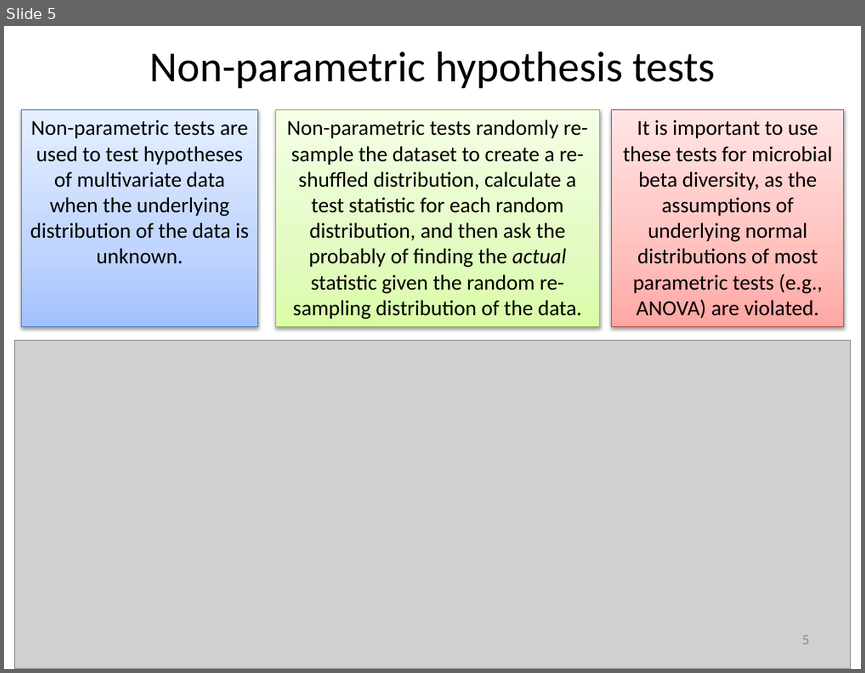
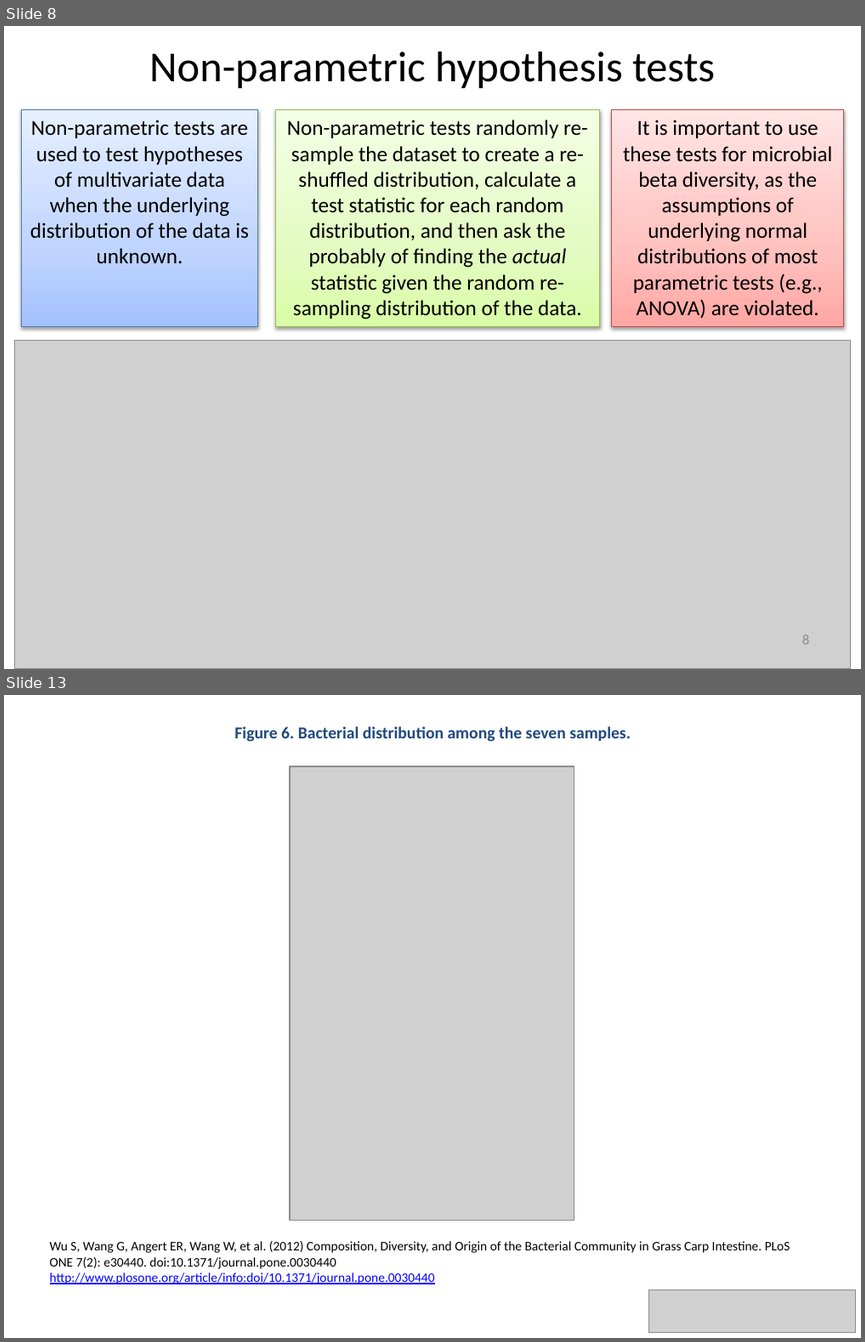
Before and after one commit to edamame-course/docs, a slide deck: extra/Presentations/2014-08-18-AM_Ashley_Lecture4.pptx. Shown one above the other, each under a label of ours: slide 5 before the commit, slides 8 and 13 after it; the slides between them are not shown. The pictures are 865x673 and 865x1342 pixels, drawn with LibreOffice and Linux fonts; fonts in the diff are those of the drawing; grey boxes stand for pictures. Boxes give left, top, right and bottom in pixels: in the first picture for what was removed or moved away, otherwise in the second. Text is boxed around its words. In the diff, an @@ line names an element or a change of style, - is before the commit and + after.

```diff
--- a/extra/Presentations/2014-08-18-AM_Ashley_Lecture4.pptx
+++ b/extra/Presentations/2014-08-18-AM_Ashley_Lecture4.pptx
@@ slide 13 added at (4,695,861,1338), background #FFFFFF @@
@@ text added at (234,726,630,742), 14 pt, text #1F497D, bold @@
+Figure 6. Bacterial distribution among the seven samples.
@@ picture added at (290,766,574,1219) @@
@@ text added at (50,1241,790,1284), 11 pt, text #000000 @@
+Wu S, Wang G, Angert ER, Wang W, et al. (2012) Composition, Diversity, and Origin of the Bacterial Community in Grass Carp Intestine. PLoS ONE 7(2): e30440. doi:10.1371/journal.pone.0030440
+http://www.plosone.org/article/info:doi/10.1371/journal.pone.0030440
@@ picture added at (649,1290,856,1333) @@
@@ what was slide 5 is now slide 8 @@
@@ page number at (802,635,809,644): text changed @@
-5
+8
```
Also in this commit, not shown: 2 slides changed, 8 other slides added, 1 other file.
